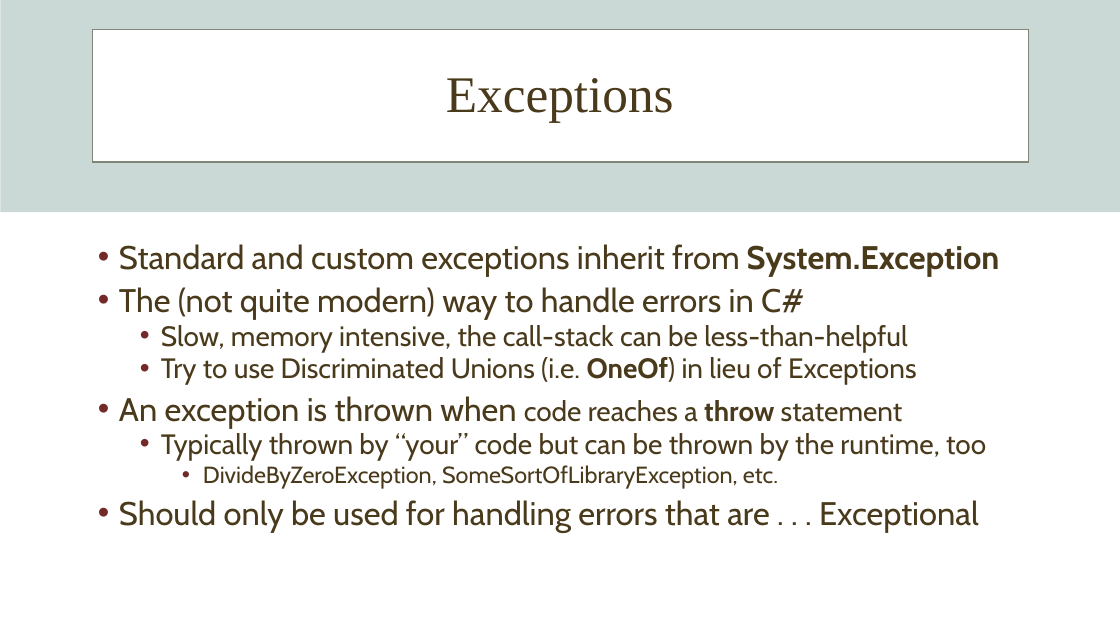
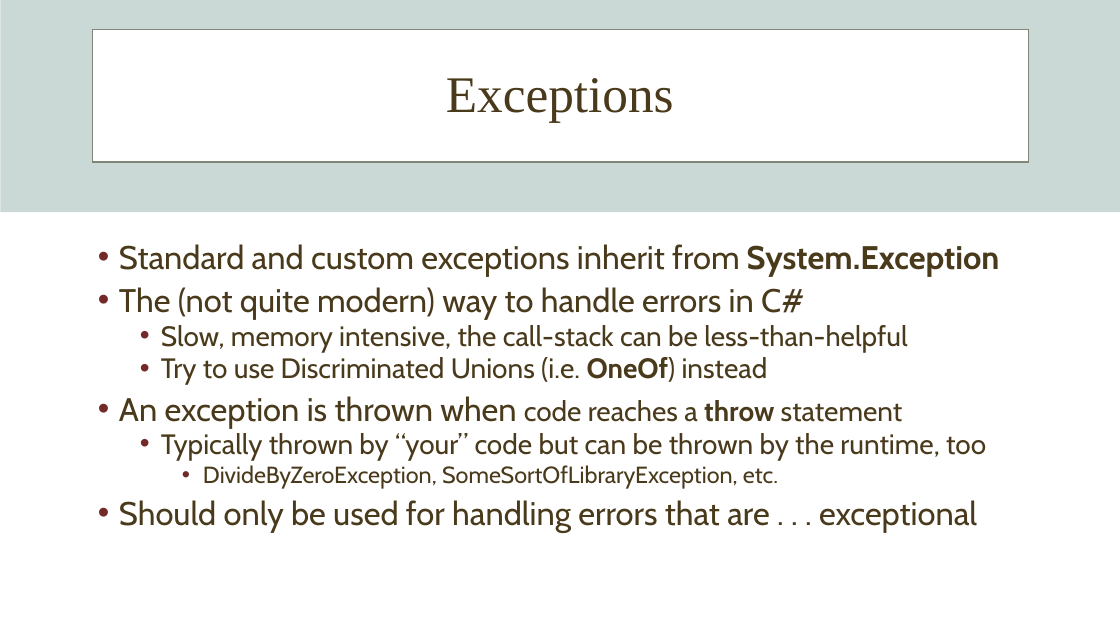
Before and after one commit to squideyes/PdnErrorHandling, a slide deck: slide 6 of PDN May 2023.pptx (slide 5 before the commit). Drawn at 1120x630 pixels with LibreOffice and Linux fonts; fonts in the diff are those of the drawing; background and template pictures are left out. Boxes give left, top, right and bottom in pixels: in the first picture for what was removed or moved away, otherwise in the second. Text is boxed around its words. In the diff, an @@ line names an element or a change of style, - is before the commit and + after.

```diff
--- a/PDN May 2023.pptx
+++ b/PDN May 2023.pptx
@@ text at (161,357,768,385): text changed @@
-  • Try to use Discriminated Unions (i.e. OneOf) in lieu of Exceptions
+  • Try to use Discriminated Unions (i.e. OneOf) instead
@@ text at (119,500,977,533): text changed @@
-• Should only be used for handling errors that are . . . Exceptional
+• Should only be used for handling errors that are . . . exceptional
```
Also in this commit, not shown: 5 other slides changed, 3 slides added, 3 other files.
